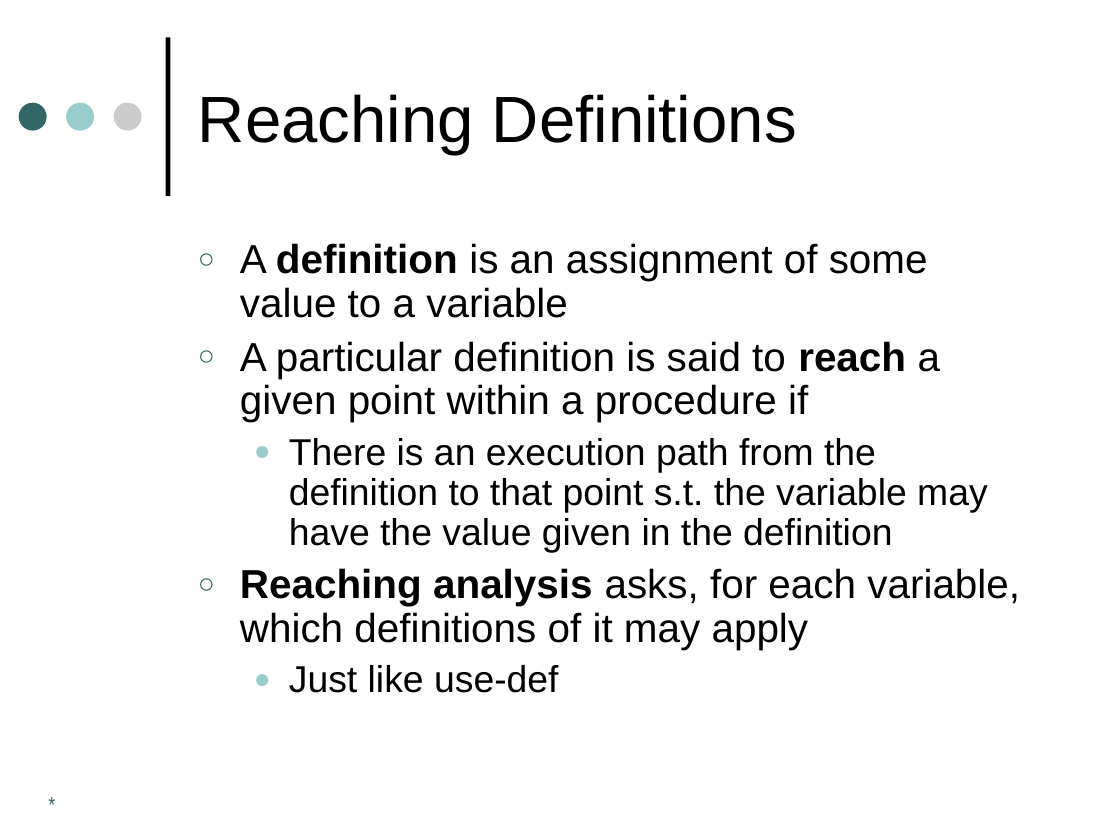
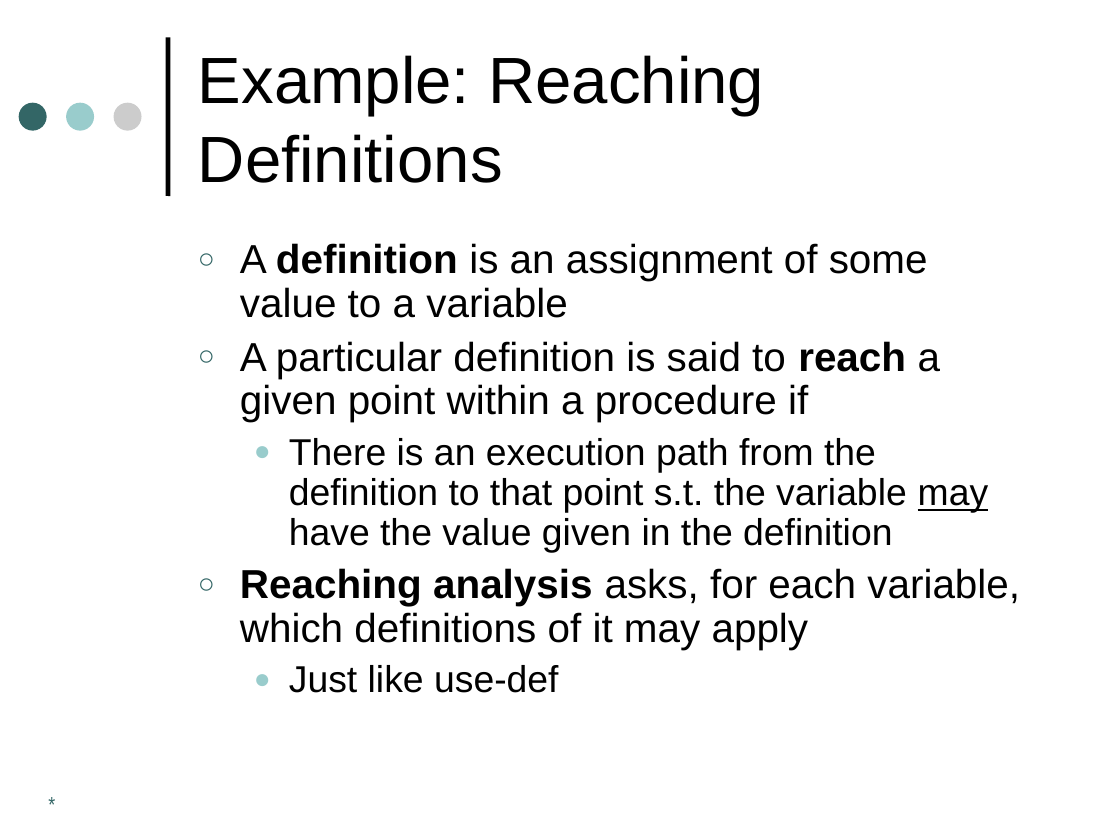
Before and after one commit to harrisonwl/harrisonwl.github.io, a slide deck: slide 3 of assets/courses/compilers/spring2017/slides/Data Flow Analysis 2.ppt. Drawn at 1120x840 pixels with LibreOffice and Linux fonts; fonts in the diff are those of the drawing. Boxes give left, top, right and bottom in pixels: in the first picture for what was removed or moved away, otherwise in the second. Text is boxed around its words. In the diff, an @@ line names an element or a change of style, - is before the commit and + after.

```diff
--- a/assets/courses/compilers/spring2017/slides/Data Flow Analysis 2.ppt
+++ b/assets/courses/compilers/spring2017/slides/Data Flow Analysis 2.ppt
@@ title at [198,55,764,183]: text changed @@
-Reaching Definitions
+Example: Reaching Definitions
@@ text at [289,438,989,553]: underline on in "may" @@
```
Also in this commit, not shown: 4 other slides changed, 3 other files.
